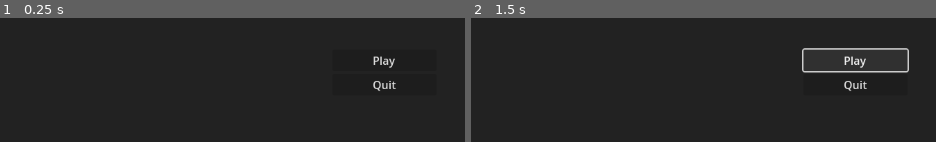
Above: before the commit, frames 1-2 (left to right).
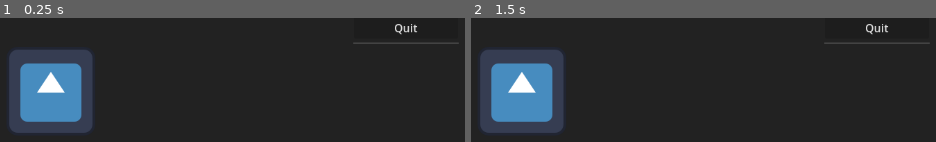
Above: after the commit, the same moments.

Repository: BarronFritz/Legendary-Marval
Game: Godot game, scene res://Scenes/Menu/main_menu.tscn
Two runs of this game, one before a commit and one after it. Both use one fixed random seed, a clock stepped at 60 frames per second and the inputs below. The project has no main scene, so this scene is started directly. The engine's default icon, where the game draws it, is replaced by a stand-in: a white triangle on a blue panel in a dark square.
Inputs (mouse positions are in pixels of both pictures, inside the frame that each line leads up to; where the layout moved, square brackets give the same spot in the first picture):
- Up to frame 1 (0.25 s): no input
- Up to frame 2 (1.5 s): click (531, 91) [856, 60] at 0.5 s; click (531, 91) [856, 60] at 1.25 s

The runs differ from the first frame. In frame 1, 13% of the frame differs, in the area x 1-99%, y 4-93%; in frame 2, 14%.

Commit message:
Main Menu Script
Added the main menu script
Added quit function

Co-Authored-By: Barron Fritz <8220023+BarronFritz@users.noreply.github.com>

Diff:
--- /dev/null
+++ b/src/legendary-marval/Scenes/Menu/main_menu.gd
@@ -0,0 +1,5 @@
+extends Control
+
+
+func _on_quit_button_down():
+	get_tree().quit()
--- a/src/legendary-marval/Scenes/Menu/main_menu.tscn
+++ b/src/legendary-marval/Scenes/Menu/main_menu.tscn
@@ -1,4 +1,7 @@
-[gd_scene format=3 uid="uid://b7hdsjhm4yw34"]
+[gd_scene load_steps=3 format=3 uid="uid://b7hdsjhm4yw34"]
+
+[ext_resource type="Script" uid="uid://dj8fvl2qwvbjv" path="res://Scenes/Menu/main_menu.gd" id="1_tself"]
+[ext_resource type="Texture2D" uid="uid://cfi8yf7eoe31h" path="res://icon.svg" id="2_7jtkx"]
 
 [node name="Menu" type="Control"]
 layout_mode = 3
@@ -7,6 +10,7 @@
 anchor_bottom = 1.0
 grow_horizontal = 2
 grow_vertical = 2
+script = ExtResource("1_tself")
 
 [node name="Background" type="ColorRect" parent="."]
 layout_mode = 1
@@ -22,16 +26,13 @@
 anchors_preset = 15
 anchor_right = 1.0
 anchor_bottom = 1.0
+offset_left = 31.0
+offset_top = 6.0
+offset_right = 31.0
+offset_bottom = 6.0
 grow_horizontal = 2
 grow_vertical = 2
 alignment = 1
-
-[node name="Play" type="Button" parent="Button"]
-custom_minimum_size = Vector2(150, 0)
-layout_mode = 2
-size_flags_horizontal = 4
-size_flags_vertical = 4
-text = "Play"
 
 [node name="Quit" type="Button" parent="Button"]
 custom_minimum_size = Vector2(150, 0)
@@ -39,3 +40,21 @@
 size_flags_horizontal = 4
 size_flags_vertical = 4
 text = "Quit"
+
+[node name="TextureRect" type="HSeparator" parent="Button"]
+custom_minimum_size = Vector2(150, 4)
+layout_mode = 2
+size_flags_horizontal = 4
+size_flags_vertical = 4
+
+[node name="HBoxContainer" type="HBoxContainer" parent="Button"]
+layout_mode = 2
+
+[node name="Play" type="TextureButton" parent="Button/HBoxContainer"]
+custom_minimum_size = Vector2(150, 0)
+layout_mode = 2
+size_flags_horizontal = 4
+size_flags_vertical = 4
+texture_normal = ExtResource("2_7jtkx")
+
+[connection signal="button_down" from="Button/Quit" to="." method="_on_quit_button_down"]
Not shown, added: src/legendary-marval/Scenes/Menu/main_menu.gd.uid
